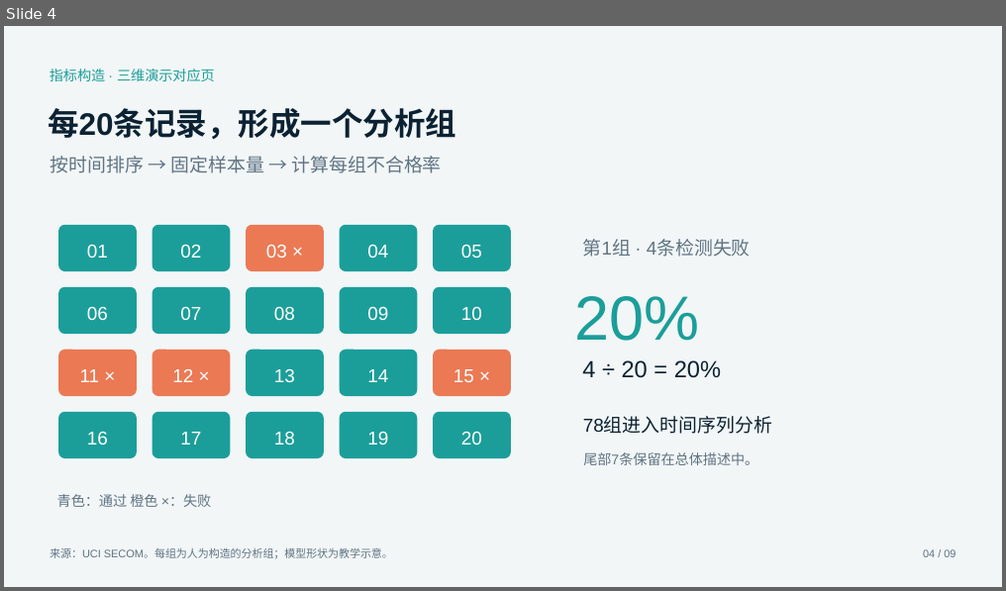
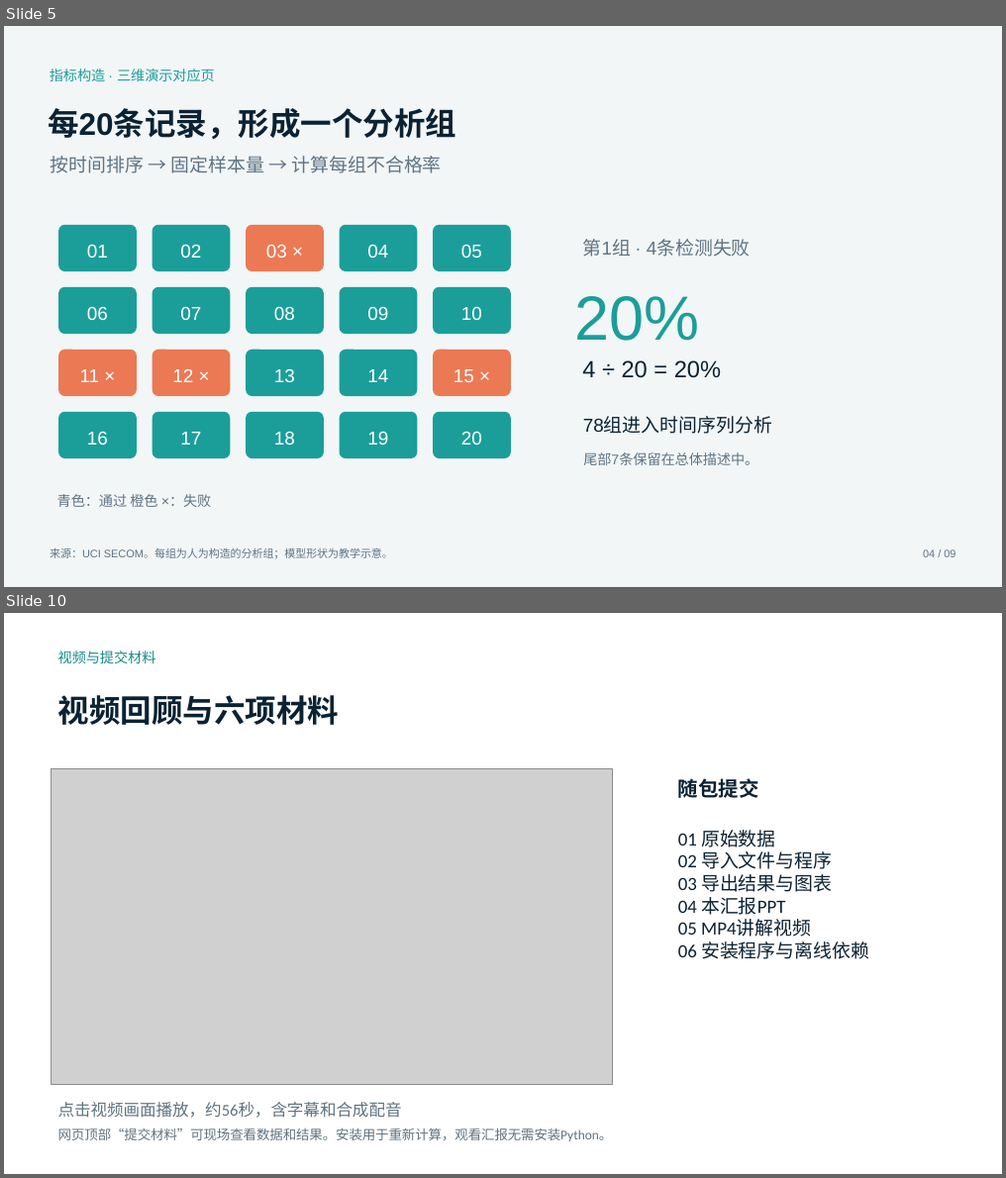
Before and after one commit to NCR2026/campus-tea-group-survey, a slide deck: quality-arima-sun/downloads/质量管理汇报_孙德鑫.pptx. Shown one above the other, each under a label of ours: slide 4 before the commit, slides 5 and 10 after it; the slides between them are not shown. The pictures are 1006x591 and 1006x1178 pixels, drawn with LibreOffice and Linux fonts; fonts in the diff are those of the drawing; grey boxes stand for pictures. Boxes give left, top, right and bottom in pixels: in the first picture for what was removed or moved away, otherwise in the second. Text is boxed around its words. In the diff, an @@ line names an element or a change of style, - is before the commit and + after.

```diff
--- a/quality-arima-sun/downloads/质量管理汇报_孙德鑫.pptx
+++ b/quality-arima-sun/downloads/质量管理汇报_孙德鑫.pptx
@@ slide 10 added at [4,613,1002,1174], background #FFFFFF @@
@@ text added at [58,651,156,663], 13.5 pt, text #168C89 @@
+视频与提交材料
@@ text added at [58,695,339,725], 30 pt, text #0B2233, bold @@
+视频回顾与六项材料
@@ picture added at [51,768,612,1084] @@
@@ text added at [678,778,759,798], 19.5 pt, text #0B2233, bold @@
+随包提交
@@ text added at [678,830,869,959], 18 pt, text #0B2233 @@
+01 原始数据
+02 导入文件与程序
+03 导出结果与图表
+04 本汇报PPT
+05 MP4讲解视频
+06 安装程序与离线依赖
@@ text added at [58,1102,402,1118], 15.8 pt, text #5F7380 @@
+点击视频画面播放，约56秒，含字幕和合成配音
@@ text added at [58,1128,613,1142], 12.8 pt, text #5F7380 @@
+网页顶部“提交材料”可现场查看数据和结果。安装用于重新计算，观看汇报无需安装Python。
@@ what was slide 4 is now slide 5 @@
```
Also in this commit, not shown: 7 slides changed, 1 other slide added, 12 other files.
